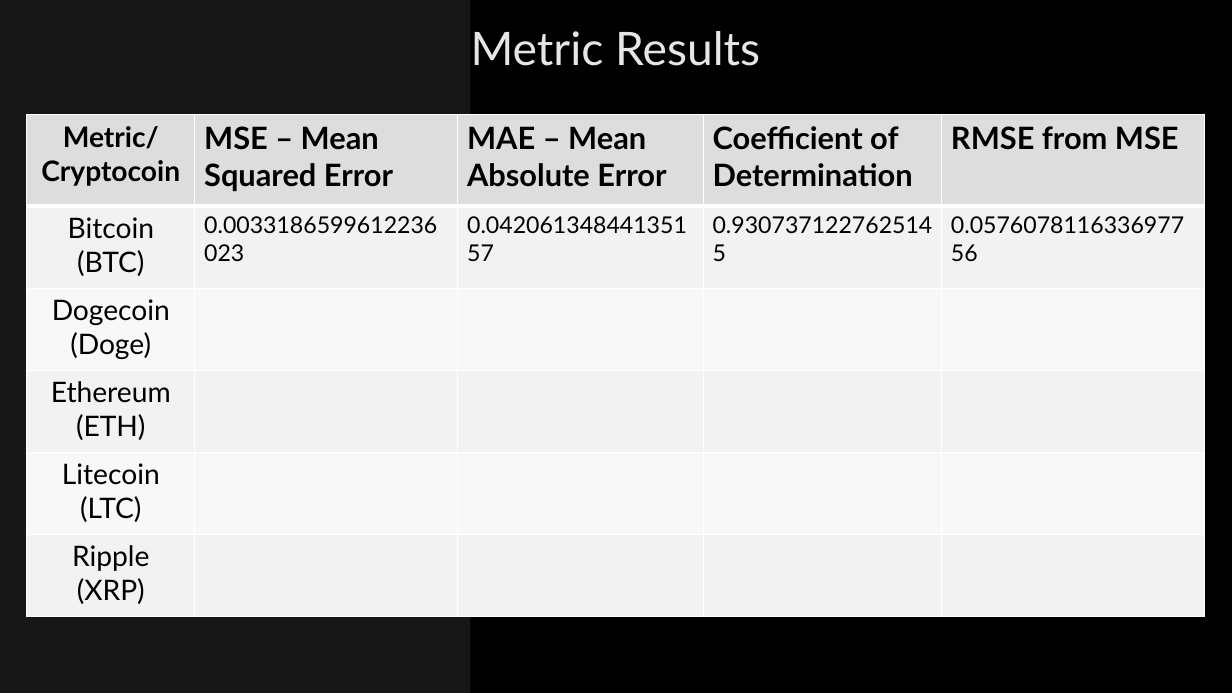
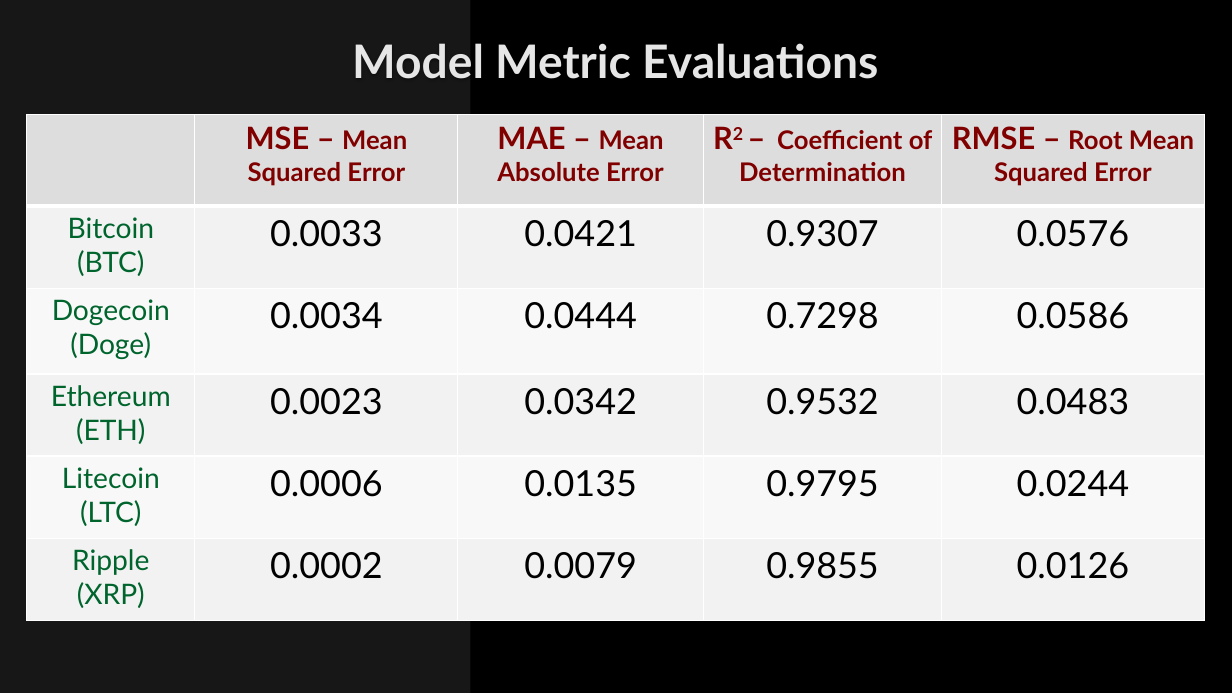
Before and after one commit to tylerfallon/The-Omniscient-Crypto-Oracle, a slide deck: slide 11 of The Omniscient Crypto Oracle.pptx. Drawn at 1232x693 pixels with LibreOffice and Linux fonts; fonts in the diff are those of the drawing; background and template pictures are left out. Boxes give left, top, right and bottom in pixels: in the first picture for what was removed or moved away, otherwise in the second. Text is boxed around its words. In the diff, an @@ line names an element or a change of style, - is before the commit and + after.

```diff
--- a/The Omniscient Crypto Oracle.pptx
+++ b/The Omniscient Crypto Oracle.pptx
@@ title at bbox=[352, 43, 878, 79]: text changed; bold on @@
-Metric Results
+Model Metric Evaluations
@@ table at bbox=[27, 115, 1205, 620] @@
-row 1: Metric/ / Cryptocoin | MSE – Mean Squared Error | MAE – Mean Absolute Error | Coefficient of Determination | RMSE from MSE
+row 1:  | MSE – Mean Squared Error | MAE – Mean Absolute Error | R2 – Coefficient of Determination | RMSE – Root Mean Squared Error
-row 2: Bitcoin / (BTC) | 0.0033186599612236023 | 0.04206134844135157 | 0.9307371227625145 | 0.057607811633697756
+row 2: Bitcoin / (BTC) | 0.0033 | 0.0421 | 0.9307 | 0.0576
-row 3: Dogecoin / (Doge) |  |  |  | 
+row 3: Dogecoin / (Doge) | 0.0034 | 0.0444 | 0.7298 | 0.0586
-row 4: Ethereum / (ETH) |  |  |  | 
+row 4: Ethereum / (ETH) | 0.0023 | 0.0342 | 0.9532 | 0.0483
-row 5: Litecoin / (LTC) |  |  |  | 
+row 5: Litecoin / (LTC) | 0.0006 | 0.0135 | 0.9795 | 0.0244
-row 6: Ripple / (XRP) |  |  |  | 
+row 6: Ripple / (XRP) | 0.0002 | 0.0079 | 0.9855 | 0.0126
@@ size 24 to 20 pt in "Mean Squared Error", "Mean Absolute Error" @@
@@ text colour #000000 to #800000 in "MSE – Mean Squared Error", "MAE – Mean Absolute Error" @@
@@ text colour #000000 to #00642D in "Bitcoin", "(BTC)", "Dogecoin", "(Doge)" and 6 more places @@
@@ alignment left to centre @@
```
Also in this commit, not shown: 12 other slides changed.
